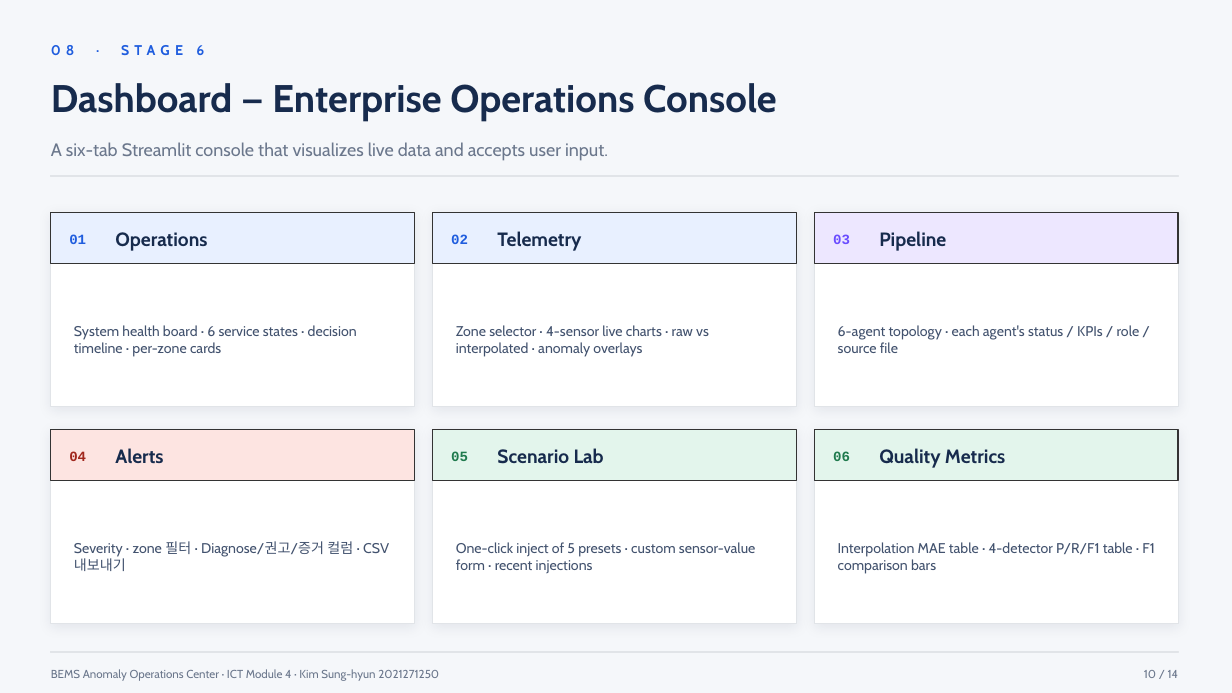
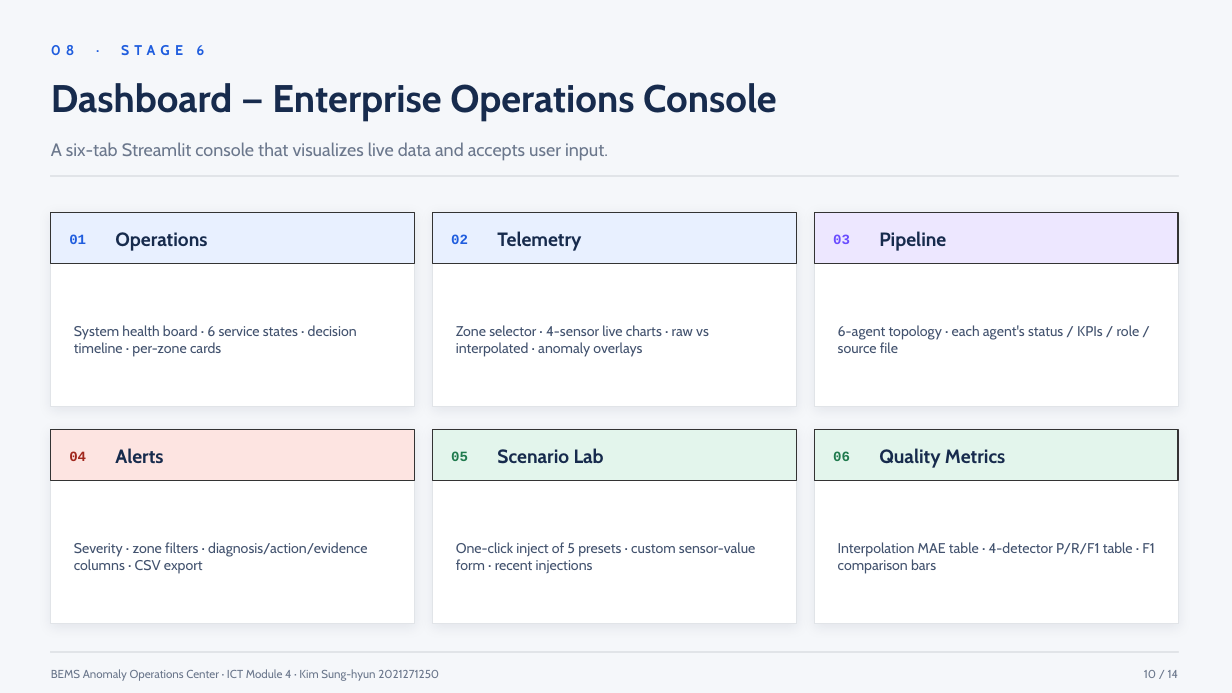
Before and after one commit to SungHyunC/BEMS-Anomaly-Operations-Center, a slide deck: slide 10 of BEMS_Presentation_EN.pptx. Drawn at 1232x693 pixels with LibreOffice and Linux fonts; fonts in the diff are those of the drawing. Boxes give left, top, right and bottom in pixels: in the first picture for what was removed or moved away, otherwise in the second. Text is boxed around its words. In the diff, an @@ line names an element or a change of style, - is before the commit and + after.

```diff
--- a/BEMS_Presentation_EN.pptx
+++ b/BEMS_Presentation_EN.pptx
@@ text at box(74, 542, 367, 574): text changed @@
-Severity · zone 필터 · Diagnose/권고/증거 컬럼 · CSV 내보내기
+Severity · zone filters · diagnosis/action/evidence columns · CSV export
```
Also in this commit, not shown: 6 other slides changed, 1 other file.
